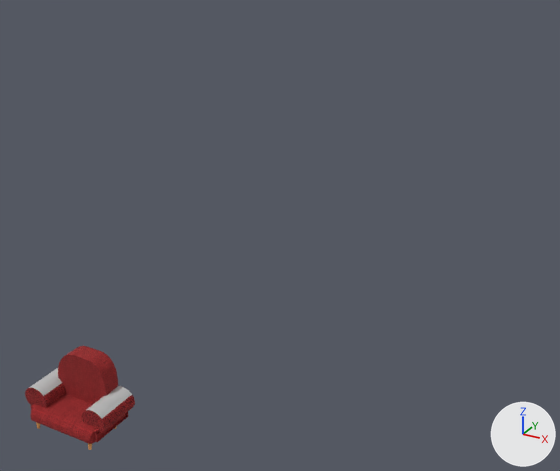
A saved change to the OBJ model ProyectoFinal/ProyectoFinal/Models/Armchair/armchair.obj.
Camera for both pictures: a camera (50 mm lens) standing at (17.8, -17.2, 18.0) and looking at (3.6, 8.7, 5.1). The lights are fixed; the arrows at lower right show +X, +Y and +Z. Where no turn or scale is listed for an object, it has been applied to the vertices.

The older version as bpy lines, for what is in view:
```python
me_armchair = bpy.data.meshes.new('armchair')
me_armchair.from_pydata(...)  # 845 vertices, 746 faces; spans x -1.91..1.85, y -1.11..0.89, z 0.04..2.84
# faces by material slot: [80, 546, 54, 11, 55]
me_armchair.materials.append(mat_lambert3sg)  # picture img_madera_texture_jpg_png
me_armchair.materials.append(mat_lambert2sg)  # picture img_sofa_red_texture_png
me_armchair.materials.append(mat_pasted__lambert2sg1)  # picture img_sofa_red_texture_jpg_png
me_armchair.materials.append(mat_lambert4sg)  # grey #bcbcbc
me_armchair.materials.append(mat_pasted__lambert2sg)  # picture img_sofa_red_texture_jpg_png
ob_armchair = bpy.data.objects.new('armchair', me_armchair)
ob_armchair.location = (0.0, 0.0, 0.0)
```
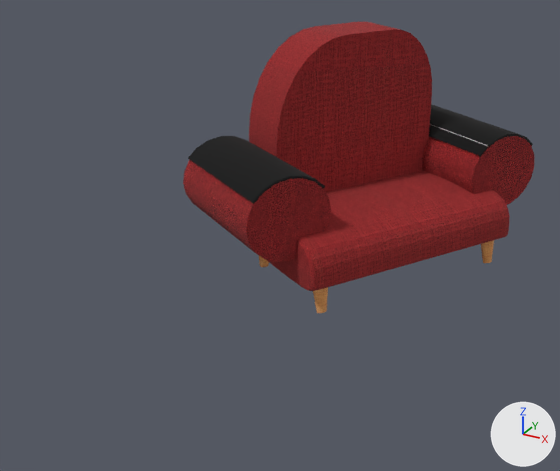
Boxes [x1, y1, x2, y2] around the edits, measured in the pictures (560 x 471 px; the box of a moved part takes in the faces that stretch with it):
'armchair', reshaped (217% wider, 178% taller)
    before: [25, 346, 135, 450]
    after: [183, 22, 534, 313]
part 1 of me_armchair, moved or reshaped (not visible before)
    after: [313, 287, 328, 313]
part 2 of me_armchair, moved or reshaped
    before: [88, 443, 92, 450]
    after: [259, 256, 269, 267]
part 3 of me_armchair, moved or reshaped (not visible before)
    after: [481, 240, 494, 263]
part 4 of me_armchair, moved or reshaped
    before: [58, 346, 118, 404]
    after: [249, 22, 432, 192]
part 5 of me_armchair, added (red)
    after: [267, 171, 510, 291]
part 6 of me_armchair, added
    after: [422, 104, 534, 205]
part 7 of me_armchair, added
    after: [183, 136, 331, 262]
part 8 of me_armchair, deleted (red)
    before: [30, 394, 126, 444]
part 9 of me_armchair, deleted
    before: [82, 386, 135, 434]
part 10 of me_armchair, deleted
    before: [25, 368, 65, 408]
part 11 of me_armchair, deleted
    before: [94, 412, 128, 442]

What changed in the scene script:
```text
Add mat_armchair_lambert5sg:
    mat_armchair_lambert5sg = principled_material('Armchair:lambert5SG')
    mat_armchair_lambert5sg.base_color = (0.0, 0.0, 0.0)  # black #000000
    mat_armchair_lambert5sg.roughness = 1.0
Change me_armchair:
    used by ob_armchair; location = (0.0, 0.0, 0.0)
    remove me_armchair.from_pydata(...)  # 845 vertices, 746 faces; spans x -1.91..1.85, y -1.11..0.89, z 0.04..2.84
    add me_armchair.from_pydata(...)  # 851 vertices, 767 faces; spans x -1.18..11.69, y 5.54..21.35, z 2.62..12.77
    me_armchair part 1: the loose piece of 40 vertices spanning x 1.13..1.33, y 0.26..0.43, z 0.04..0.41 is turned -121.7 degrees about the z axis through its middle and scaled by 3.59, then moved by (4.71, 7.43, 3.05)
    me_armchair part 2: the loose piece of 40 vertices spanning x 1.13..1.33, y -1.02..-0.86, z 0.04..0.41 is turned -121.7 degrees about the z axis through its middle and scaled by 3.59, then moved by (0.77, 11.15, 3.07)
    me_armchair part 3: the loose piece of 40 vertices spanning x -1.33..-1.13, y 0.26..0.43, z 0.04..0.41 is multiplied about its middle by the matrix ((-1.888, 3.053, -0.011), (-3.053, -1.888, -0.051), (-0.049, -0.017, 3.59)), then moved by (11.84, 14.97, 3.17)
    me_armchair part 4: the loose piece of 40 vertices spanning x -1.15..1.13, y 0.2..0.89, z 0.38..2.84 is multiplied about its middle by the matrix ((1.891, -3.057, -0.011), (3.057, 1.891, -0.051), (0.05, 0.017, 3.595)), then moved by (3.75, 13.68, 6.71)
    me_armchair part 5: a new loose piece of 537 vertices spanning x 0.03..11.43, y 6.89..19.36, z 3.67..6.08, in mat_lambert2sg (picture img_sofa_red_texture_png)
    me_armchair part 6: a new loose piece of 58 vertices spanning x 4.64..11.69, y 15.0..21.35, z 4.92..8.45
    me_armchair part 7: a new loose piece of 56 vertices spanning x -1.18..5.87, y 5.54..11.88, z 4.88..8.42
    me_armchair part 8: the loose piece of 537 vertices spanning x -1.45..1.45, y -1.11..0.86, z 0.33..0.97 is deleted
    me_armchair part 9: the loose piece of 42 vertices spanning x 0.8..1.85, y -0.77..0.89, z 0.64..1.59 is deleted
    me_armchair part 10: the loose piece of 42 vertices spanning x -1.91..-0.86, y -0.77..0.88, z 0.68..1.62 is deleted
    me_armchair part 11: the loose piece of 12 vertices spanning x 1.36..1.56, y -0.91..0.8, z 0.42..0.94 is deleted
    add me_armchair.materials.append(mat_armchair_lambert5sg)  # black #000000
```
